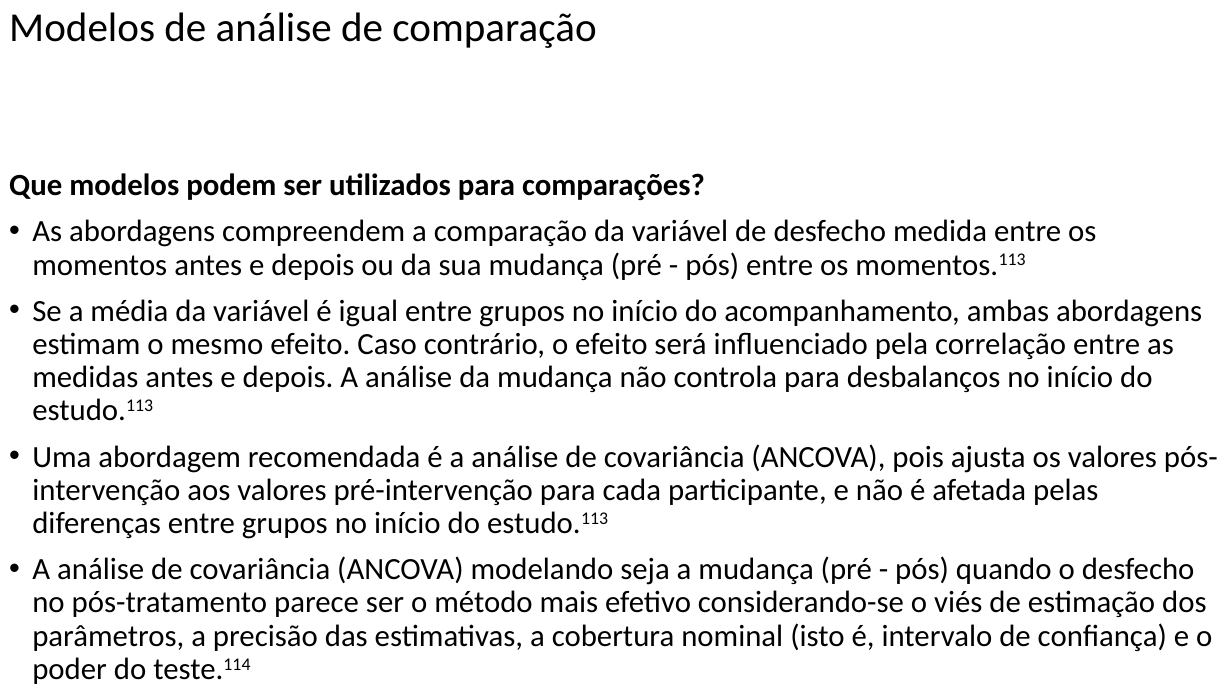
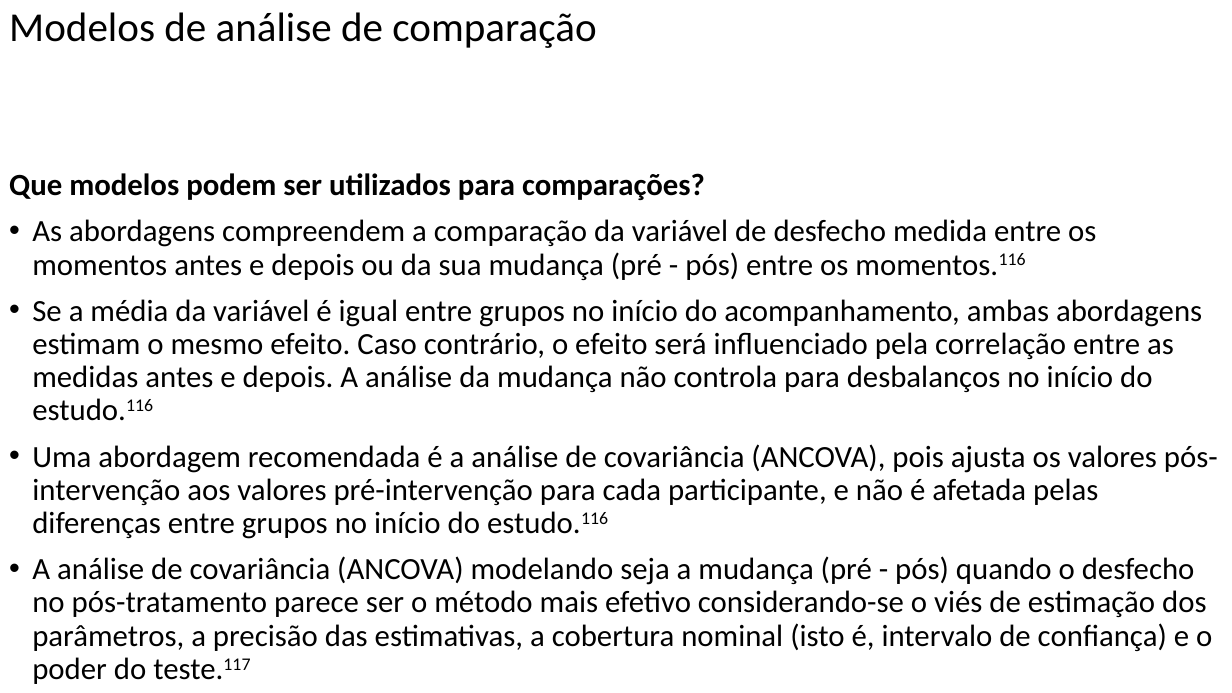
Before and after one commit to FerreiraAS/Ciencia-com-R, a slide deck: slide 90 of Ciência-com-R.pptx (slide 88 before the commit). Drawn at 1232x693 pixels with LibreOffice and Linux fonts; fonts in the diff are those of the drawing. Boxes give left, top, right and bottom in pixels: in the first picture for what was removed or moved away, otherwise in the second. Text is boxed around its words. In the diff, an @@ line names an element or a change of style, - is before the commit and + after.

```diff
--- a/Ciência-com-R.pptx
+++ b/Ciência-com-R.pptx
@@ text at (32, 219, 1218, 684): text changed @@
-• As abordagens compreendem a comparação da variável de desfecho medida entre os momentos antes e depois ou da sua mudança (pré - pós) entre os momentos.113
-• Se a média da variável é igual entre grupos no início do acompanhamento, ambas abordagens estimam o mesmo efeito. Caso contrário, o efeito será influenciado pela correlação entre as medidas antes e depois. A análise da mudança não controla para desbalanços no início do estudo.113
-• Uma abordagem recomendada é a análise de covariância (ANCOVA), pois ajusta os valores pós-intervenção aos valores pré-intervenção para cada participante, e não é afetada pelas diferenças entre grupos no início do estudo.113
-• A análise de covariância (ANCOVA) modelando seja a mudança (pré - pós) quando o desfecho no pós-tratamento parece ser o método mais efetivo considerando-se o viés de estimação dos parâmetros, a precisão das estimativas, a cobertura nominal (isto é, intervalo de confiança) e o poder do teste.114
-• Análise de variância (ANOVA) e modelos lineares mistos (MLM) são outras opções de métodos, embora apresentem maior variância, menor poder, e cobertura nominal comparados à ANCOVA.114
+• As abordagens compreendem a comparação da variável de desfecho medida entre os momentos antes e depois ou da sua mudança (pré - pós) entre os momentos.116
+• Se a média da variável é igual entre grupos no início do acompanhamento, ambas abordagens estimam o mesmo efeito. Caso contrário, o efeito será influenciado pela correlação entre as medidas antes e depois. A análise da mudança não controla para desbalanços no início do estudo.116
+• Uma abordagem recomendada é a análise de covariância (ANCOVA), pois ajusta os valores pós-intervenção aos valores pré-intervenção para cada participante, e não é afetada pelas diferenças entre grupos no início do estudo.116
+• A análise de covariância (ANCOVA) modelando seja a mudança (pré - pós) quando o desfecho no pós-tratamento parece ser o método mais efetivo considerando-se o viés de estimação dos parâmetros, a precisão das estimativas, a cobertura nominal (isto é, intervalo de confiança) e o poder do teste.117
+• Análise de variância (ANOVA) e modelos lineares mistos (MLM) são outras opções de métodos, embora apresentem maior variância, menor poder, e cobertura nominal comparados à ANCOVA.117
```
Also in this commit, not shown: 36 other slides changed, 2 slides added, 51 other files.
